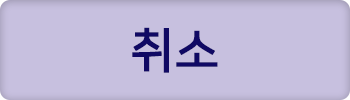
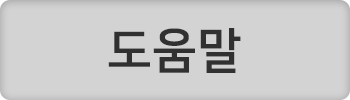
Layered file, before and after one edit (350x100). Changes by layer:
added layer "Help" (1st of 2) above "Help" over bbox(108, 28, 241, 73)
added layer "Help" (2nd of 2) above "Cancel" over bbox(0, 0, 350, 100)
hid "Cancel" over bbox(132, 27, 218, 73)
hid "cancel" over bbox(0, 0, 350, 100)
